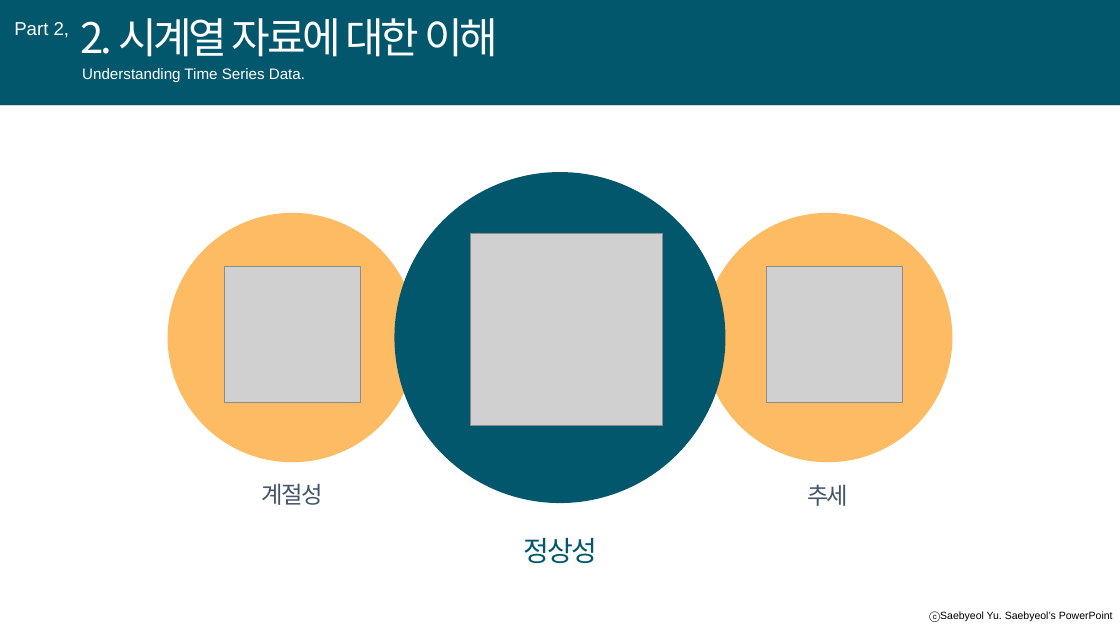
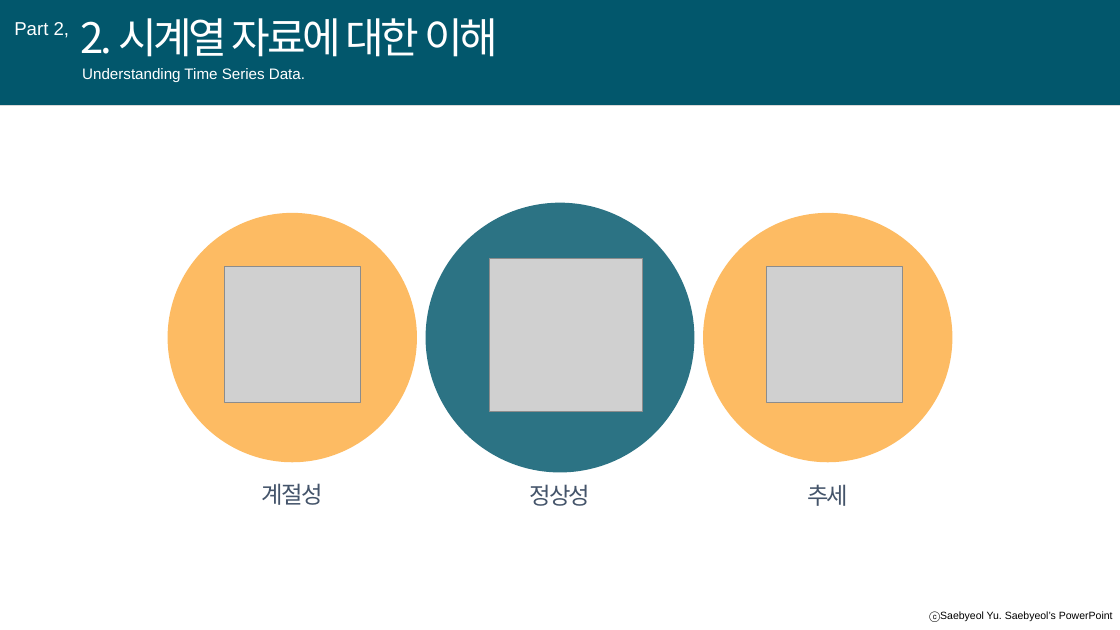
Before and after one commit to A-dongl/P3_kospi, a slide deck: slide 12 of 2차 발표자료.pptx (slide 9 before the commit). Drawn at 1120x630 pixels with LibreOffice and Linux fonts; fonts in the diff are those of the drawing; grey boxes stand for pictures. Boxes give left, top, right and bottom in pixels: in the first picture for what was removed or moved away, otherwise in the second. Text is boxed around its words. In the diff, an @@ line names an element or a change of style, - is before the commit and + after.

```diff
--- a/2차 발표자료.pptx
+++ b/2차 발표자료.pptx
@@ ellipse: place and size @@
-ellipse at [395, 172, 726, 503]
+ellipse at [426, 202, 695, 472]
@@ ellipse at [426, 202, 695, 472]: fill #02576C to #02576C at 83% opacity @@
@@ picture: place and size @@
-picture at [471, 234, 663, 426]
+picture at [489, 258, 643, 412]
@@ text "정상성": place and size @@
-text "정상성" at [523, 537, 597, 563]
+text "정상성" at [529, 484, 590, 506]
@@ text "정상성" at [529, 484, 590, 506]: size 24 to 20 pt, text colour #02576C to #44546A @@
```
Also in this commit, not shown: 10 other slides changed, 10 slides added, 11 slides removed, 1 other file.
